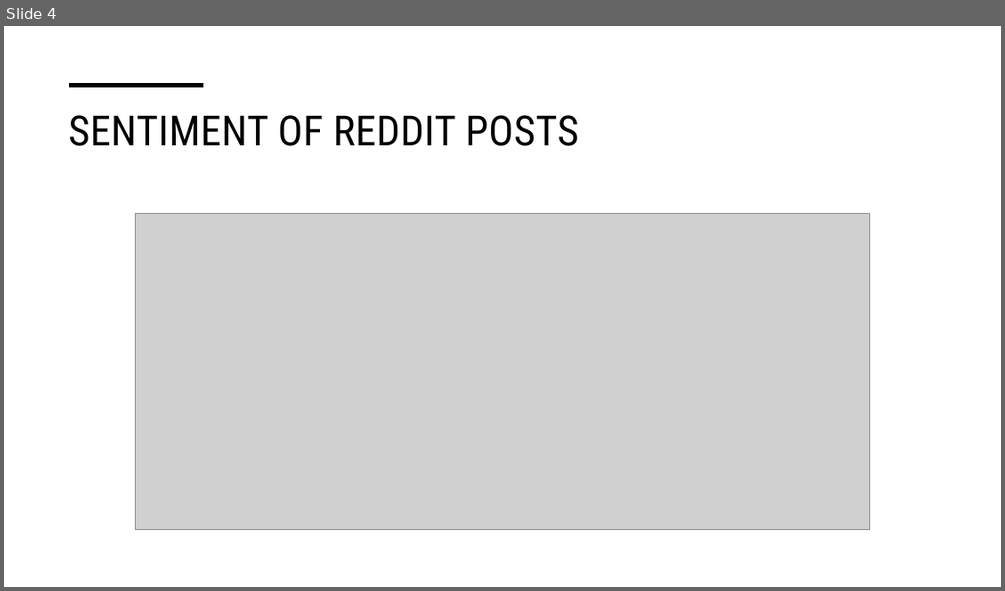
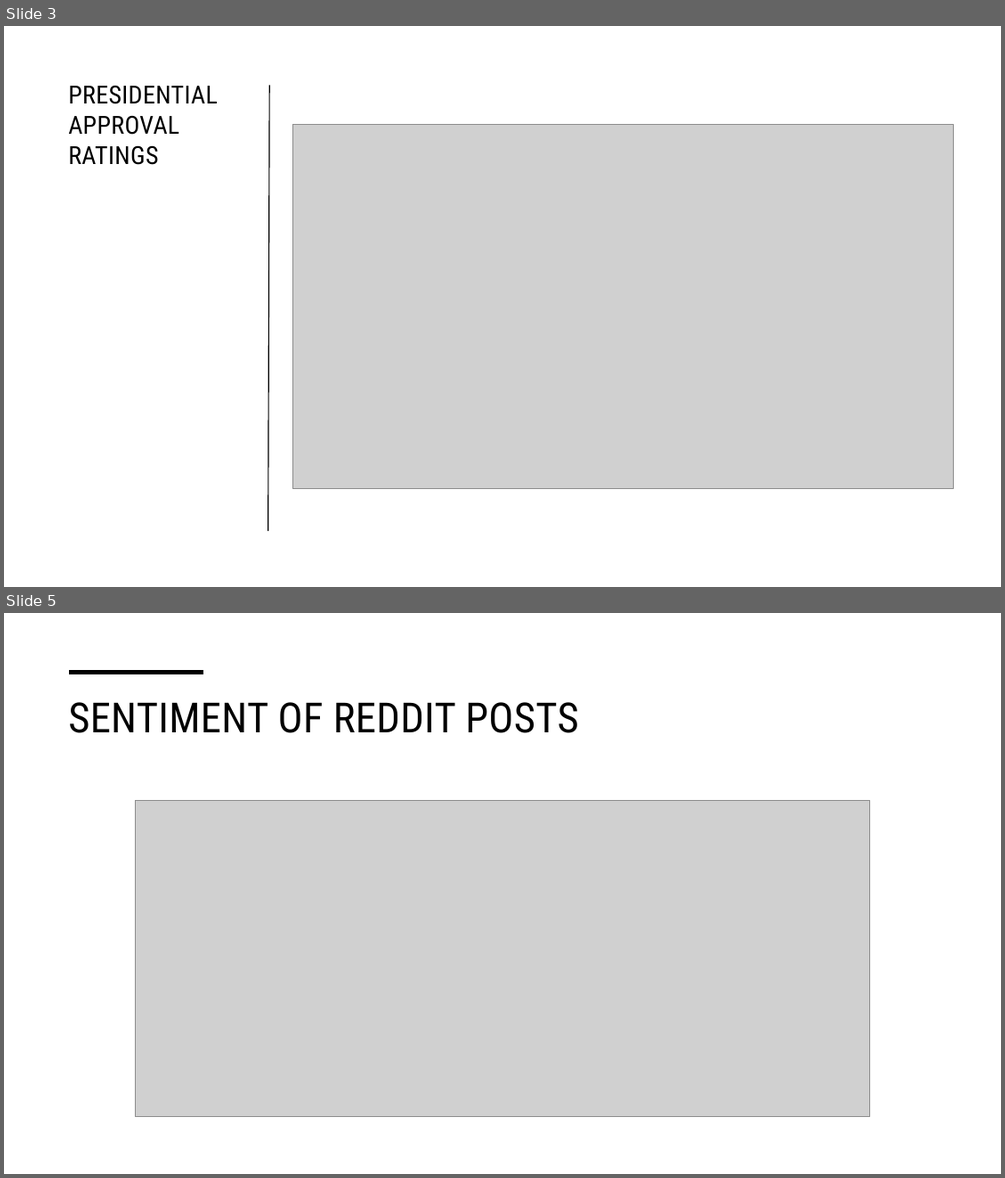
Before and after one commit to zelda4669/presidential-approval, a slide deck: Political Sentiment and Social Media.pptx. Shown one above the other, each under a label of ours: slide 4 before the commit, slides 3 and 5 after it; the slides between them are not shown. The pictures are 1005x591 and 1005x1178 pixels, drawn with LibreOffice and Linux fonts; fonts in the diff are those of the drawing; grey boxes stand for pictures. Boxes give left, top, right and bottom in pixels: in the first picture for what was removed or moved away, otherwise in the second. Text is boxed around its words. In the diff, an @@ line names an element or a change of style, - is before the commit and + after.

```diff
--- a/Political Sentiment and Social Media.pptx
+++ b/Political Sentiment and Social Media.pptx
@@ slide 3 added at (4, 26, 1001, 587), background #FFFFFF @@
@@ title added at (68, 86, 218, 165), 24 pt, text #000000 @@
+PRESIDENTIAL APPROVAL RATINGS
@@ line added from (268, 531) to (269, 85), #000000 1 pt @@
@@ picture added at (293, 125, 954, 488) @@
@@ what was slide 4 is now slide 5 @@
```
Also in this commit, not shown: 1 slide changed, 5 other slides added, 1 slide removed, 2 other files.
